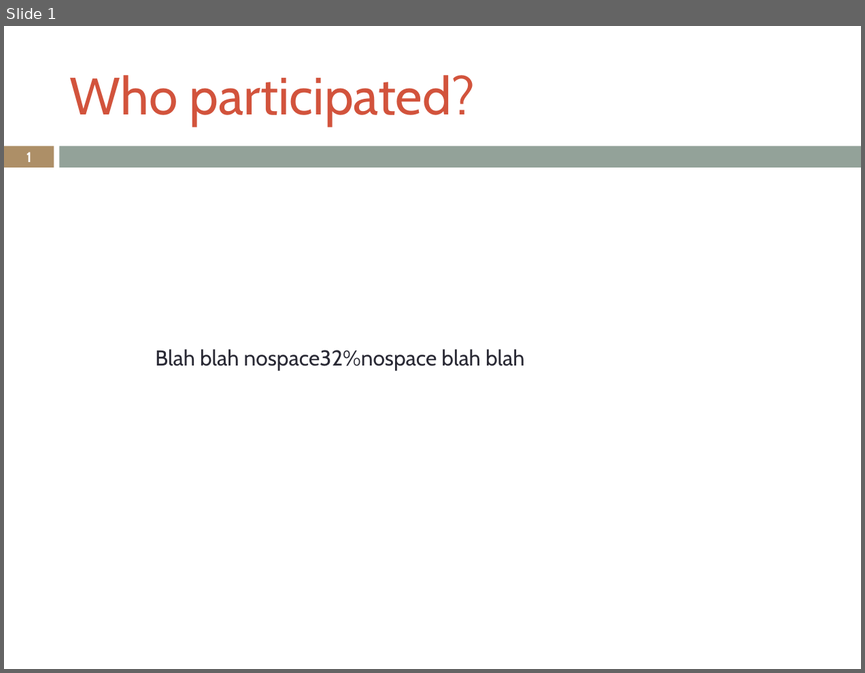
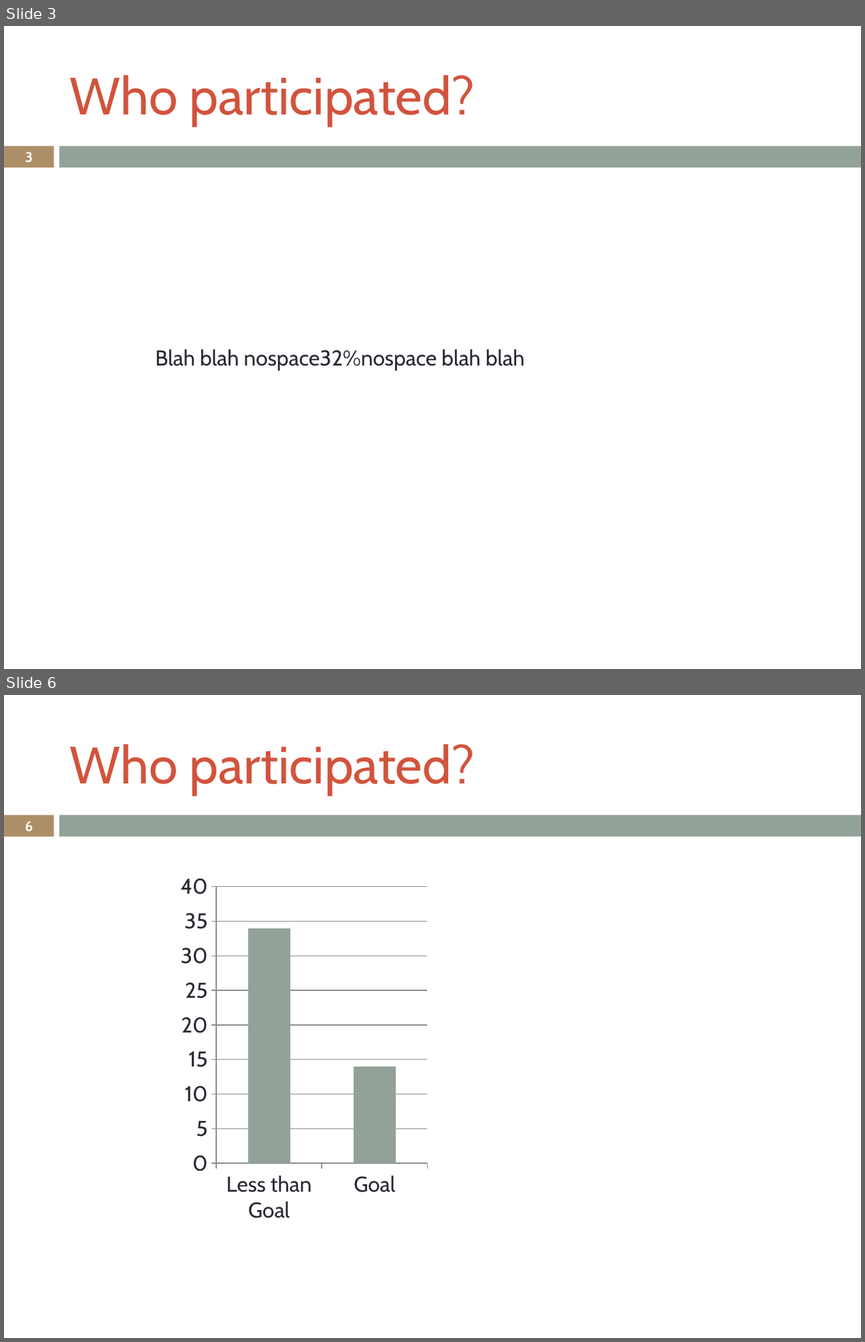
Before and after one commit to LukeSteg/LCABiometric, a slide deck: exampleOutput.pptx. Shown one above the other, each under a label of ours: slide 1 before the commit, slides 3 and 6 after it; the slides between them are not shown. The pictures are 865x673 and 865x1342 pixels, drawn with LibreOffice and Linux fonts; fonts in the diff are those of the drawing. Boxes give left, top, right and bottom in pixels: in the first picture for what was removed or moved away, otherwise in the second. Text is boxed around its words. In the diff, an @@ line names an element or a change of style, - is before the commit and + after.

```diff
--- a/exampleOutput.pptx
+++ b/exampleOutput.pptx
@@ slide 6 added at box(4, 695, 861, 1338), background #FFFFFF; not listed: 2 template elements that a slide beside it also shows @@
@@ title added at box(70, 744, 475, 795), 44 pt, text #D2533C @@
+Who participated?
@@ page number added at box(25, 821, 33, 831), 11.9 pt, text #FFFFFF, bold @@
+6
@@ column chart added at box(175, 866, 432, 1231) @@
+categories: Less than Goal, Goal
+Series 1: 34, 14
@@ what was slide 1 is now slide 3 @@
@@ page number at box(25, 152, 33, 162): text changed @@
-1
+3
```
Also in this commit, not shown: 1 slide changed, 4 other slides added, 5 other files.
